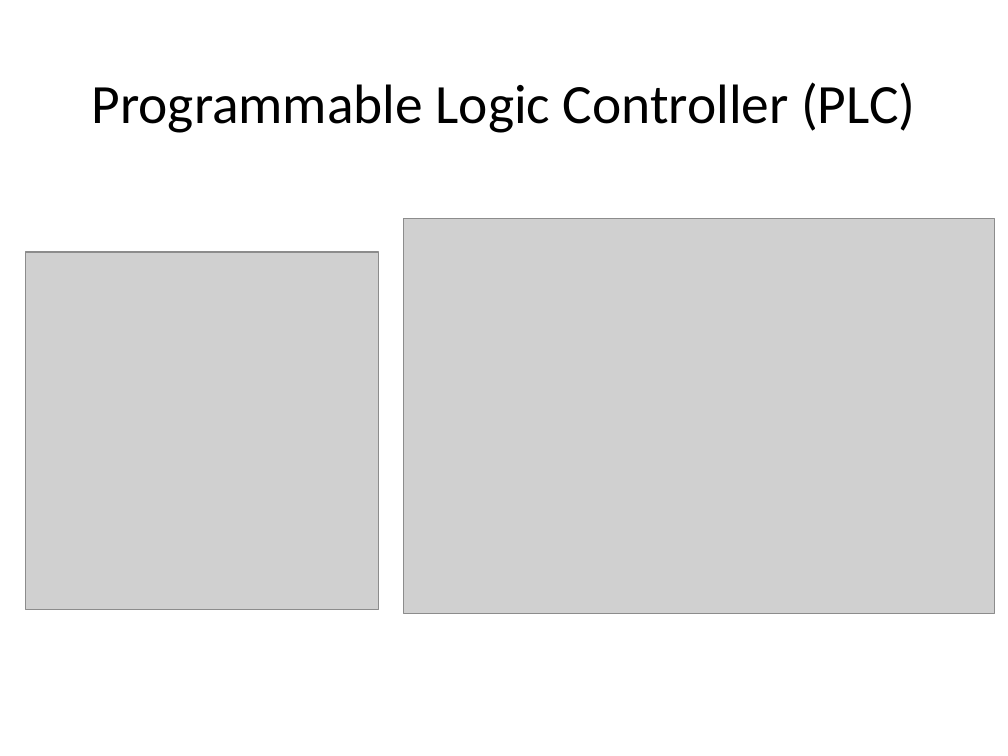
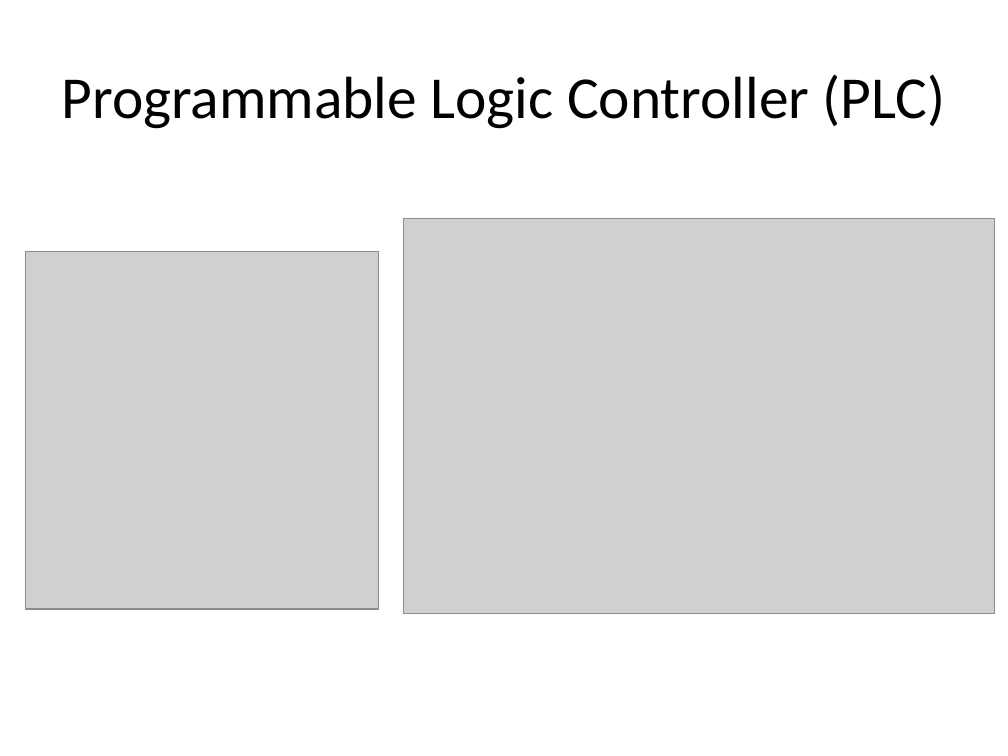
Before and after one commit to UK-Roy/cse461, a slide deck: slide 32 of slides/Introduction to Robotics-lec3.pptx (slide 33 before the commit). Drawn at 1008x756 pixels with LibreOffice and Linux fonts; fonts in the diff are those of the drawing; grey boxes stand for pictures. Boxes give left, top, right and bottom in pixels: in the first picture for what was removed or moved away, otherwise in the second. Text is boxed around its words. In the diff, an @@ line names an element or a change of style, - is before the commit and + after.

```diff
--- a/slides/Introduction to Robotics-lec3.pptx
+++ b/slides/Introduction to Robotics-lec3.pptx
@@ title "Programmable Logic Controller (PLC)" at box(62, 74, 946, 129): size 39.6 to 42.5 pt; line spacing 1 to 0.8 @@
```
Also in this commit, not shown: 7 other slides changed, 1 slide removed, 1 other file.
